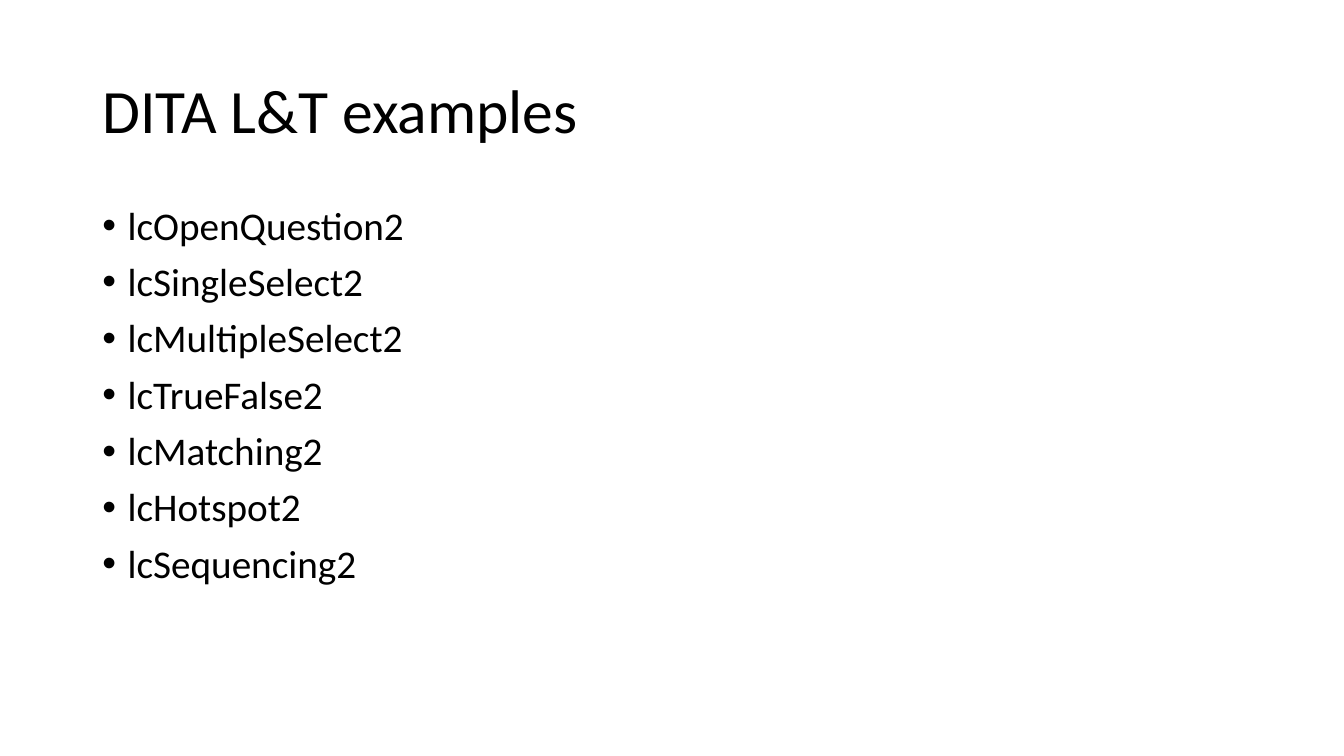
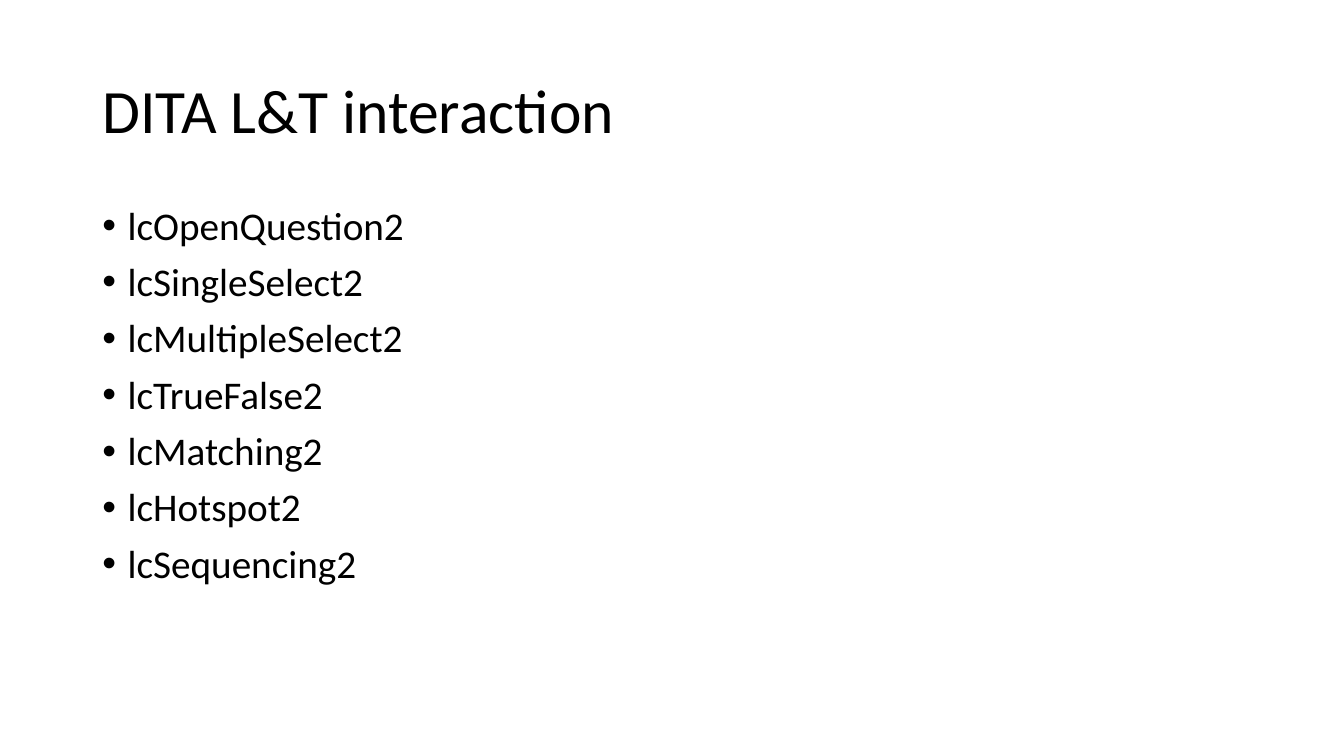
Before and after one commit to XStructuring/eu.xstructuring.dita.lce, a slide deck: slide 29 of documentation/Interaction_examples_visual.pptx (slide 2 before the commit). Drawn at 1344x756 pixels with LibreOffice and Linux fonts; fonts in the diff are those of the drawing. Boxes give left, top, right and bottom in pixels: in the first picture for what was removed or moved away, otherwise in the second. Text is boxed around its words. In the diff, an @@ line names an element or a change of style, - is before the commit and + after.

Commit message:
update docu and examples

```diff
--- a/documentation/Interaction_examples_visual.pptx
+++ b/documentation/Interaction_examples_visual.pptx
@@ title at <box>102,90,613,134</box>: text changed @@
-DITA L&T examples
+DITA L&T interaction
```
Also in this commit, not shown: 2 other slides changed, 12 slides added, 6 other files.
